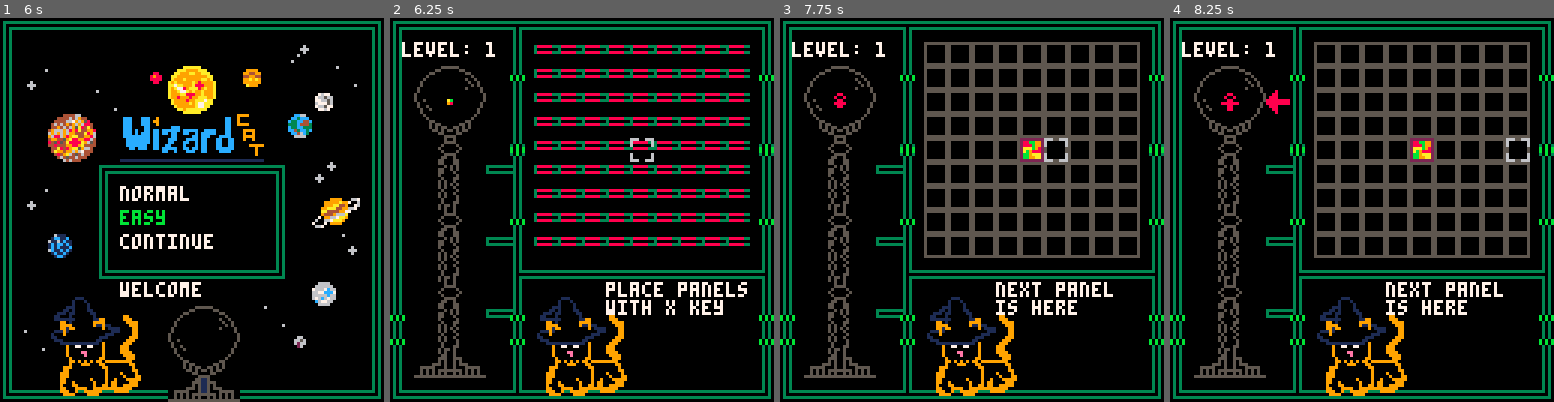
Above: before the commit, frames 1-4 (left to right).
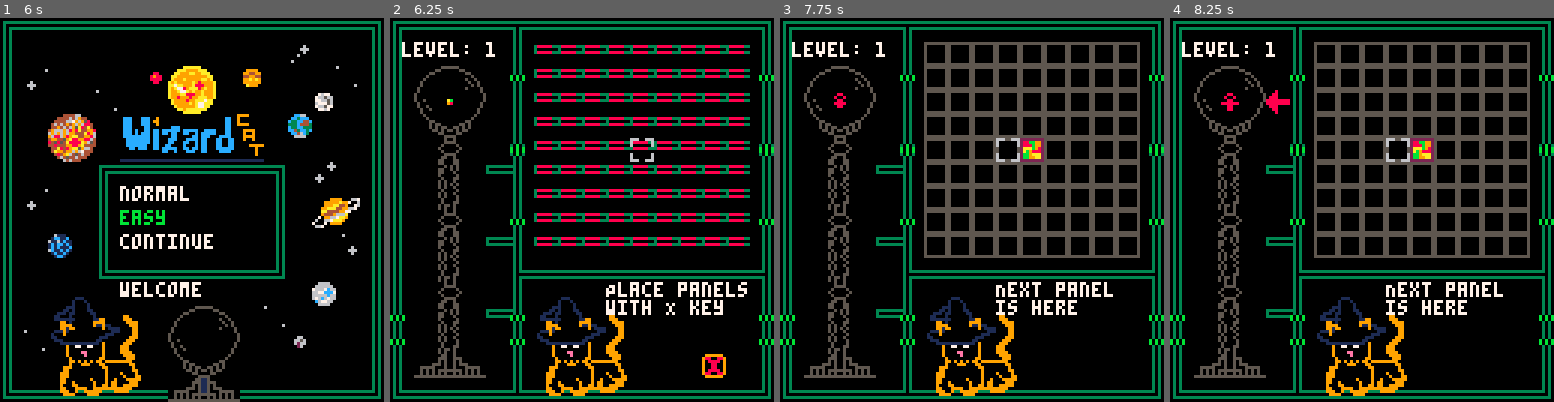
Above: after the commit, the same moments.

Repository: zvxr/wizardcat
Game: PICO-8 cartridge wizardcat.p8
Two runs of this game, one before a commit and one after it. Both use one fixed random seed, a clock stepped at 60 frames per second and the inputs below.
Inputs:
- Up to frame 1 (6 s): tap X (X key) at 0.33, 0.7, 1.43, 2.58, 3.1, 3.62, 4.13, 4.65, 5.17, 5.68 s; tap O (Z key) at 1.07, 1.8, 2.43, 3.07, 3.7, 4.33, 4.97, 5.6 s; hold Right 2.33-3.33 s; hold Right 3.38-4.22 s; hold Up 4.27-4.67 s; hold Right 4.72-5.72 s; hold Down from 5.77 s (still down)
- Up to frame 2 (6.25 s): release Down at 6.1 s; hold Left from 6.15 s (still down); tap X (X key) at 6.2 s; tap O (Z key) at 6.23 s
- Up to frame 3 (7.75 s): tap X (X key) at 6.72, 7.23 s; tap O (Z key) at 6.87, 7.5 s; release Left at 6.98 s; hold Right from 7.03 s (still down)
- Up to frame 4 (8.25 s): tap X (X key) at 7.75 s; release Right at 8.03 s; hold Right from 8.08 s (still down); tap O (Z key) at 8.13 s

Frame 1 is identical in both runs. In frame 2, 0.3% of the frame differs, in the area x 56-88%, y 68-94%; in frame 3, 0.3%; in frame 4, 0.3%.

Commit message:
add guide, rename

Diff:
--- a/bonus.lua
+++ b/bonus.lua
@@ -60,9 +60,9 @@
 end
 
 function get_bm(i)
- if b.lv==5 then return 104+i end
- if b.lv==8 then return 109+i end
- return 112+i
+ if b.lv==5 then return i end
+ if b.lv==8 then return 5+i end
+ return 8+i
 end
 
 function get_bv()
@@ -159,11 +159,14 @@
  b.lv=lv
  b.on=1
  b.sel=1
- put_w(104,-1)
+ put_w(104,30)
 end
 
 function upd_b()
  local n=b.lv==5 and 5 or 3
+ if w.m==0 then
+  put_w(get_bm(b.sel),-1)
+ end
  if btnp(0) then
   b.sel-=1
   if b.sel<1 then b.sel=n end
--- a/game.lua
+++ b/game.lua
@@ -4,6 +4,10 @@
 
 function get_lc()
   return lv%4+1
+end
+
+function get_lk()
+ return lk
 end
 
 function has_bl()
@@ -34,7 +38,7 @@
  init_m()
  init_q()
  init_s()
- init_i()
+ init_g()
  init_w()
  h.s=1
  h.x=0
@@ -50,7 +54,7 @@
  init_q()
  init_s()
  init_t()
- init_i()
+ init_g()
  save_g()
  if lv==5 or lv==8 or lv==11 then
   start_b()
@@ -102,7 +106,7 @@
 
 function upd_input()
  if q.d>=3 then return end
- if use_i() then
+ if use_g() then
   return
  end
  if btnp(0) then
--- /dev/null
+++ b/guide.lua
@@ -0,0 +1,191 @@
+function can_g()
+ local p=q[q.f]
+ for y=1,9 do
+  for x=1,9 do
+   if m[y][x].g==1 and check_m(p,x,y) then
+    return true
+   end
+  end
+ end
+end
+
+function draw_g()
+ if g.s<1 then return end
+ local b=g.a\15%2==0
+ local s=g.s
+ if s==1 then
+  print("Place panels",72,88,7)
+  print("with X key",72,94,7)
+  if b then
+   spr(12,13*8,14*8)
+  end
+ elseif s==2 then
+  print("Navigate with",72,88,7)
+  print("arrow keys",72,94,7)
+  if b then
+   spr(4,10*8,1*8)
+   spr(5,10*8,9*8)
+   spr(3,6*8,5*8)
+   spr(6,14*8,5*8)
+  end
+ elseif s==3 then
+  print("Next panel",72,88,7)
+  print("is here",72,94,7)
+  if b then
+   spr(3,4*8,3*8)
+  end
+ elseif s==4 then
+  print("Wild matches",72,88,7)
+  print("color",72,94,7)
+  if b then
+   spr(11,10*8,4*8)
+   spr(11,11*8,5*8)
+   spr(11,9*8,5*8)
+   spr(11,10*8,6*8)
+  end
+ elseif s==5 then
+  print("Wild matches",72,88,7)
+  print("color",72,94,7)
+ elseif s==6 or s==7 or s==8 then
+  print("Match color",72,88,7)
+  print("or shape",72,94,7)
+ elseif s==61 then
+  print("Discard",72,88,7)
+  print("with Z key",72,94,7)
+  if b then
+   spr(13,13*8,14*8)
+  end
+ elseif s==71 then
+  print("Recover by",72,88,7)
+  print("placing panels",72,94,7)
+ elseif s==81 then
+  print("Finish row",72,88,7)
+  print("to make space",72,94,7)
+ elseif s==9 then
+  print("Change all",72,88,7)
+  print("panels to win",72,94,7)
+ end
+ if b and s==81 then
+  local x,y=where_g()
+  if x then
+   spr(11,(x+5)*8,y*8)
+  end
+ elseif b and (s==5 or s==6 or s==61 or s==7 or s==71 or s==8) then
+  local p=q[q.f]
+  for y=1,9 do
+   for x=1,9 do
+    if m[y][x].g==1 and check_m(p,x,y) then
+     spr(11,(x+5)*8,y*8)
+    end
+   end
+  end
+ end
+end
+
+function fin_g()
+ local x=where_g()
+ return x!=nil
+end
+
+function where_g()
+ local p=q[q.f]
+ for y=1,9 do
+  for x=1,9 do
+   if m[y][x].g==1 and check_m(p,x,y) and would_m(p,x,y) then
+    return x,y
+   end
+  end
+ end
+end
+
+function init_g()
+ g={a=0,k=0,s=lv==1 and 1 or 0,t=0}
+ if w then
+  w.m=0
+  w.am=0
+ end
+end
+
+function put_g(r)
+ if g.s<1 then return end
+ if g.s==1 then
+  g.s=2
+  g.k=0
+ elseif g.s==5 then
+  g.s=6
+ elseif g.s==71 then
+  g.s=8
+ elseif g.s==81 and r then
+  g.s=9
+ elseif g.s==9 then
+  g.s=0
+ end
+end
+
+function upd_g()
+ if g.s<1 then return end
+ g.a+=1
+ if g.s==2 then
+  if g.k>=3 then
+   g.s=3
+   g.t=90
+   q[q.f]={a=40,c=8,g=67}
+  end
+ elseif g.s==3 then
+  if g.t>0 then
+   g.t-=1
+  else
+   g.s=4
+  end
+ elseif g.s==4 then
+  if q[q.f] and q[q.f].g!=142 then
+   g.s=5
+  end
+ elseif g.s>5 and g.s<81 and fin_g() then
+  g.s=81
+ elseif g.s==6 and not can_g() then
+  g.s=61
+ elseif g.s==7 and q.d>0 and can_g() then
+  g.s=71
+ end
+end
+
+function use_g()
+ if g.s<1 then return false end
+ if g.s==1 then
+  return not btnp(5)
+ elseif g.s==2 then
+  if btnp(0) or btnp(1) or btnp(2) or btnp(3) then
+   g.k=min(3,g.k+1)
+   return false
+  end
+  return true
+ elseif g.s==3 then
+  return true
+ elseif g.s==81 then
+  local x,y=where_g()
+  if btnp(0) then
+   move_t(-1,0)
+  elseif btnp(1) then
+   move_t(1,0)
+  elseif btnp(2) then
+   move_t(0,-1)
+  elseif btnp(3) then
+   move_t(0,1)
+  elseif btnp(5) then
+   if x and t.x==x and t.y==y then
+    put_p()
+   end
+  end
+  return true
+ end
+ return false
+end
+
+function step_g()
+ if g.s==61 then
+  g.s=7
+ elseif g.s==9 then
+  g.s=0
+ end
+end
--- a/home.lua
+++ b/home.lua
@@ -73,7 +73,7 @@
  init_m()
  init_q()
  init_s()
- init_i()
+ init_g()
  init_w()
  h.s=1
  h.a=0
--- a/matrix.lua
+++ b/matrix.lua
@@ -99,6 +99,24 @@
  return n
 end
 
+function would_m(p,x,y)
+ local fy=true
+ local fx=true
+ for i=1,9 do
+  if i!=x and empty_m(m[y][i]) then
+   fy=false
+   break
+  end
+ end
+ for i=1,9 do
+  if i!=y and empty_m(m[i][x]) then
+   fx=false
+   break
+  end
+ end
+ return fy or fx
+end
+
 function put_p()
  local qp=q[q.f]
  if qp.g==139 then
@@ -117,7 +135,7 @@
    next_lv()
    return
   end
-  put_i()
+ put_g()
   fill_q()
   return
  end
@@ -165,7 +183,7 @@
   next_lv()
   return
  end
- put_i(fy or fx)
+ put_g(fy or fx)
  fill_q()
 end
 
--- a/panel.lua
+++ b/panel.lua
@@ -45,7 +45,7 @@
 end
 
 function get_lp()
- if rnd(100)<lk then
+ if rnd(100)<get_lk() then
   return get_lfp()
  end
  local cn=min(8,4+flr(lv/3))
--- a/queue.lua
+++ b/queue.lua
@@ -15,7 +15,7 @@
 function discard_q()
  pop_q()
  fill_q()
- if rnd(100)<lk*((b.mo>0 and 1 or 0)+(b.ur>0 and 1 or 0)) then
+ if rnd(100)<get_lk()*((b.mo>0 and 1 or 0)+(b.ur>0 and 1 or 0)) then
   sfx(9)
  else
   q.d+=1
@@ -23,7 +23,7 @@
    put_w(102,60)
   end
  end
- z_i()
+ step_g()
  sfx(6)
 end
 
@@ -64,6 +64,7 @@
   add_q({a=40,c=0,g=142})
   add_q({a=40,c=8,g=67})
   add_q({a=40,c=8,g=68})
+  add_q({a=40,c=14,g=73})
   return
  end
  fill_q()
@@ -78,7 +79,7 @@
     end
   end
   for i=q.l-q.f+2,q.s do
-    if b.su>0 and rnd(100)<lk then
+    if b.su>0 and rnd(100)<get_lk() then
       add_q({a=40,c=0,g=139})
     else
       add_q(get_lp())
--- a/tutorial.lua
+++ /dev/null
@@ -1,174 +0,0 @@
-function can_i()
- local p=q[q.f]
- if not p then return end
- for y=1,9 do
-  for x=1,9 do
-   if p.g==139 then
-    if not empty_m(m[y][x]) and check_m(p,x,y) then return true end
-   elseif empty_m(m[y][x]) and check_m(p,x,y) then
-    return true
-   end
-  end
- end
-end
-
-function draw_i()
- local b=flr(i.a/15)%2==0
- if i.s==1 then
-  print("place panels",72,88,7)
-  print("with x key",72,94,7)
- elseif i.s==2 then
-  print("navigate with",72,88,7)
-  print("arrow keys",72,94,7)
-  if b then
-   spr(4,80,8)
-   spr(5,80,72)
-   spr(3,48,40)
-   spr(6,112,40)
-  end
- elseif i.s==3 then
-  print("next panel",72,88,7)
-  print("is here",72,94,7)
-  if b then
-   spr(3,32,24)
-  end
- elseif i.s==4 then
-  print("wild matches",72,88,7)
-  print("color",72,94,7)
-  if b then
-   spr(11,80,32)
-   spr(11,88,40)
-   spr(11,72,40)
-   spr(11,80,48)
-  end
- elseif i.s==5 then
-  print("others match",72,88,7)
-  print("color or shape",72,94,7)
- elseif i.s==61 then
-  print("discard",72,88,7)
-  print("with z key",72,94,7)
- elseif i.s==71 then
-  print("recover by",72,88,7)
-  print("placing panels",72,94,7)
- elseif i.s==81 then
-  print("finish row",72,88,7)
-  print("to make space",72,94,7)
- elseif i.s==9 then
-  print("change all",72,88,7)
-  print("panels to win",72,94,7)
- end
- if i.s==5 or i.s==6 or i.s==61 or i.s==7 or i.s==71 or i.s==8 or i.s==81 then
-  if b then
-   for y=1,9 do
-    for x=1,9 do
-     if empty_m(m[y][x]) and check_m(q[q.f],x,y) then
-      spr(11,(x+5)*8,y*8)
-     end
-    end
-   end
-  end
- end
-end
-
-function fin_i()
- local p=q[q.f]
- if not p then return end
- for y=1,9 do
-  for x=1,9 do
-   if empty_m(m[y][x]) and check_m(p,x,y) then
-    local n=0
-    for j=1,9 do
-     if empty_m(m[y][j]) then n+=1 end
-    end
-    if n==1 then return true end
-   end
-  end
- end
-end
-
-function init_i()
- i={a=0,k=0,s=lv==1 and 1 or 0,t=0}
- if i.s>0 then
-  put_w(0,0)
- end
-end
-
-function put_i(r)
- if i.s==1 then
-  i.k=0
-  i.s=2
- elseif i.s==4 then
-  i.s=5
- elseif i.s==5 then
-  i.s=6
- elseif i.s==71 then
-  i.s=8
- elseif i.s==81 and r then
-  i.s=9
- elseif i.s==9 then
-  i.s=0
- end
-end
-
-function upd_i()
- if i.s<1 then return end
- i.a=(i.a+1)%30
- if i.s==2 and i.k>2 then
-  i.s=3
-  i.t=90
-  q[q.f]={a=40,c=8,g=67}
- elseif i.s==3 then
-  i.t-=1
-  if i.t<1 then
-   i.s=4
-  end
- elseif i.s>5 and i.s<81 and fin_i() then
-  i.s=81
- elseif i.s==6 and not can_i() then
-  i.s=61
- elseif i.s==7 and q.d>0 and can_i() then
-  i.s=71
- end
-end
-
-function use_i()
- if i.s<1 then return end
- if i.s==1 then
-  if btnp(5) then put_p() end
-  return true
- elseif i.s==2 then
-  if btnp(0) then
-   move_t(-1,0)
-   i.k+=1
-  elseif btnp(1) then
-   move_t(1,0)
-   i.k+=1
-  elseif btnp(2) then
-   move_t(0,-1)
-   i.k+=1
-  elseif btnp(3) then
-   move_t(0,1)
-   i.k+=1
-  end
-  return true
- elseif i.s==3 then
-  if btnp(0) then
-   move_t(-1,0)
-  elseif btnp(1) then
-   move_t(1,0)
-  elseif btnp(2) then
-   move_t(0,-1)
-  elseif btnp(3) then
-   move_t(0,1)
-  end
-  return true
- end
-end
-
-function z_i()
- if i.s==61 then
-  i.s=7
- elseif i.s==9 then
-  i.s=0
- end
-end
--- a/wizard.lua
+++ b/wizard.lua
@@ -45,24 +45,25 @@
 end
 
 function get_wm(m)
+ if m==1 then return "show next" end
+ if m==2 then return "luck+" end
+ if m==3 then return "rainbow" end
+ if m==4 then return "discard+" end
+ if m==5 then return "recover+" end
+ if m==6 then return "luck+" end
+ if m==7 then return "near future" end
+ if m==8 then return "remove" end
+ if m==9 then return "discard+" end
+ if m==10 then return "far future" end
+ if m==11 then return "luck+" end
  if m==101 then return "welcome" end
  if m==102 then return "be careful..." end
  if m==103 then return "almost there" end
  if m==104 then return "select bonus" end
- if m==105 then return "show next" end
- if m==106 then return "luck+" end
- if m==107 then return "rainbow" end
- if m==108 then return "discard+" end
- if m==109 then return "recover+" end
- if m==110 then return "luck+" end
- if m==111 then return "near future" end
- if m==112 then return "remove" end
- if m==113 then return "discard+" end
- if m==114 then return "far future" end
- if m==115 then return "luck+" end
  if m==201 then return "I <3 minnows" end
  if m==202 then return "magic is cool" end
  if m==203 then return "meow" end
+ if m==204 then return "Luck: "..get_lk() end
 end
 
 function put_w(m,am)
@@ -71,7 +72,7 @@
 end
 
 function upd_w()
- if i and i.s>0 then
+ if g and g.s>0 then
   w.m=0
   w.am=0
  end
@@ -100,13 +101,15 @@
   if w.am==0 then
    w.m=0
   end
- elseif w.m==0 and (not i or i.s<1) then
+ elseif w.m==0 and (not g or g.s<1) then
   if rnd(10000)<1 then
    put_w(201,60)
   elseif rnd(10000)<1 then
    put_w(202,60)
   elseif rnd(4000)<1 then
    put_w(203,60)
+  elseif rnd(4000)<1 then
+   put_w(204,60)
   end
  end
 end
--- a/wizardcat.p8
+++ b/wizardcat.p8
@@ -10,12 +10,12 @@
 #include panel.lua
 #include queue.lua
 #include staff.lua
-#include tutorial.lua
+#include guide.lua
 #include wizard.lua
 
 b=nil
 h=nil
-i=nil
+g=nil
 lk=0
 lv=0
 m=nil
@@ -40,7 +40,7 @@
   draw_t()
   draw_q()
   draw_w()
-  draw_i()
+ draw_g()
   if h.s==2 then
     draw_hg()
   end
@@ -65,7 +65,7 @@
       upd_m()
       upd_q()
       upd_s()
-      upd_i()
+ upd_g()
     end
     if q.d>=3 then
       h.s=2
Not shown, changed: the music (__music__) section of wizardcat.p8
Not shown, changed: the sound effects (__sfx__) section of wizardcat.p8
Not shown, changed: DOCS.md
